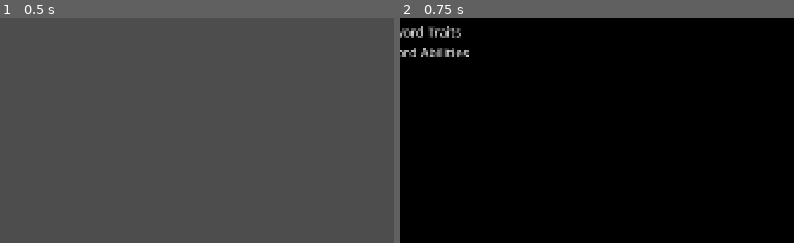
Above: before the commit, frames 1-2 (left to right).
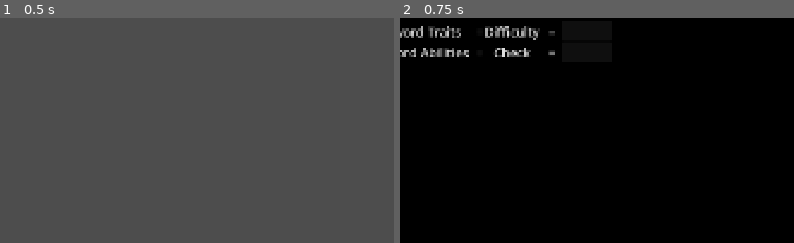
Above: after the commit, the same moments.

Repository: skavinger/UVS_Sim
Game: Godot game, scene res://GameObj/main.tscn
Same seed, same stepped clock (60 frames per second), same inputs: the game is played once before the commit and once after it.
Inputs:
- Up to frame 1 (0.5 s): no input
- Up to frame 2 (0.75 s): click "Deck Builder" at 0.5 s
The pictures show only the part of the screen within x 40-90%, y 13-63%; the shares and areas given below are measured in that part.

Frame 1 is identical in both runs. In frame 2, 0.8% of the frame differs, in the area x 21-40%, y 3-18%.
Error in both runs: Cannot call method 'get_directories' on a null value. (res://Scripts/card_data_base_handler.gd:12)

Commit message:
Add diff and check to filter UI

Diff:
--- a/GameObj/DeckBuilder.tscn
+++ b/GameObj/DeckBuilder.tscn
@@ -98,6 +98,74 @@
 offset_bottom = 250.0
 theme_override_font_sizes/font_size = 30
 text = "Keyword Abilities"
+
+[node name="DiffLabel" type="CheckBox" parent="FilterWindow/Menus"]
+layout_mode = 0
+offset_left = 940.0
+offset_top = 150.0
+offset_right = 1100.0
+offset_bottom = 200.0
+theme_override_font_sizes/font_size = 30
+text = "Difficulty"
+
+[node name="Diff><=" type="MenuButton" parent="FilterWindow/Menus"]
+layout_mode = 0
+offset_left = 1110.0
+offset_top = 150.0
+offset_right = 1140.0
+offset_bottom = 200.0
+theme_override_font_sizes/font_size = 30
+text = "="
+item_count = 3
+popup/item_0/text = "="
+popup/item_0/id = 0
+popup/item_1/text = ">"
+popup/item_1/id = 1
+popup/item_2/text = "<"
+popup/item_2/id = 2
+
+[node name="DiffValue" type="LineEdit" parent="FilterWindow/Menus"]
+layout_mode = 0
+offset_left = 1150.0
+offset_top = 150.0
+offset_right = 1270.0
+offset_bottom = 200.0
+theme_override_font_sizes/font_size = 30
+virtual_keyboard_type = 2
+
+[node name="CheckLabel" type="CheckBox" parent="FilterWindow/Menus"]
+layout_mode = 0
+offset_left = 940.0
+offset_top = 200.0
+offset_right = 1100.0
+offset_bottom = 250.0
+theme_override_font_sizes/font_size = 30
+text = "Check"
+alignment = 1
+
+[node name="Check><=" type="MenuButton" parent="FilterWindow/Menus"]
+layout_mode = 0
+offset_left = 1110.0
+offset_top = 200.0
+offset_right = 1140.0
+offset_bottom = 250.0
+theme_override_font_sizes/font_size = 30
+text = "="
+item_count = 3
+popup/item_0/text = "="
+popup/item_0/id = 0
+popup/item_1/text = ">"
+popup/item_1/id = 1
+popup/item_2/text = "<"
+popup/item_2/id = 2
+
+[node name="CheckValue" type="LineEdit" parent="FilterWindow/Menus"]
+layout_mode = 0
+offset_left = 1150.0
+offset_top = 200.0
+offset_right = 1270.0
+offset_bottom = 250.0
+theme_override_font_sizes/font_size = 30
 
 [node name="Background" type="TextureButton" parent="."]
 offset_right = 40.0
@@ -353,6 +421,10 @@
 [connection signal="mouse_exited" from="FilterWindow/Background" to="." method="_on_background_mouse_exited"]
 [connection signal="pressed" from="FilterWindow/Background" to="." method="_on_background_pressed"]
 [connection signal="pressed" from="FilterWindow/CloseFilter" to="." method="_on_close_filter_pressed"]
+[connection signal="pressed" from="FilterWindow/Menus/DiffLabel" to="FilterWindow" method="_on_diff_label_pressed"]
+[connection signal="text_changed" from="FilterWindow/Menus/DiffValue" to="FilterWindow" method="_on_diff_value_text_changed"]
+[connection signal="pressed" from="FilterWindow/Menus/CheckLabel" to="FilterWindow" method="_on_check_label_pressed"]
+[connection signal="text_changed" from="FilterWindow/Menus/CheckValue" to="FilterWindow" method="_on_check_value_text_changed"]
 [connection signal="pressed" from="Back" to="." method="_on_back_pressed"]
 [connection signal="pressed" from="Filter" to="." method="_on_filter_pressed"]
 [connection signal="gui_input" from="DeckDetails/Character" to="." method="_on_character_gui_input"]
--- a/Scripts/filter_window.gd
+++ b/Scripts/filter_window.gd
@@ -6,7 +6,13 @@
 	"symbols": [],
 	"symbolsAttned": [],
 	"keywordTraits": [],
-	"keywordAbilities": []
+	"keywordAbilities": [],
+	"difficulty": false,
+	"difficultyMode": "=",
+	"difficultyValue": 0,
+	"check": false,
+	"checkMode": "=",
+	"checkValue": 0
 }
 
 func _ready() -> void:
@@ -66,6 +72,9 @@
 
 	$Menus/KeywordAbilities.get_popup().hide_on_checkable_item_selection = false
 	$Menus/KeywordAbilities.get_popup().id_pressed.connect(_kAbilities_selected)
+
+	$"Menus/Diff><=".get_popup().id_pressed.connect(_diffMode_selected)
+	$"Menus/Check><=".get_popup().id_pressed.connect(_checkMode_selected)
 
 func _format_selected(id):
 	var formatName = $Menus/Formats.get_popup().get_item_text(id)
@@ -135,3 +144,32 @@
 	else:
 		$Menus/KeywordAbilities.get_popup().set_item_checked(id, true)
 		filter.keywordAbilities.append(kAbility)
+
+
+func _on_check_label_pressed() -> void:
+	if $Menus/CheckLabel.toggle_mode:
+		filter.check = false
+	else:
+		filter.check = true
+
+func _checkMode_selected(id):
+	var mode = $"Menus/Check><=".get_popup().get_item_text(id)
+	filter.checkMode = mode
+	$"Menus/Check><=".text = mode
+
+func _on_check_value_text_changed(new_text: String) -> void:
+	filter.checkValue = int(new_text)
+
+func _on_diff_label_pressed() -> void:
+	if $Menus/DiffLabel.toggle_mode:
+		filter.difficulty = false
+	else:
+		filter.difficulty = true
+
+func _diffMode_selected(id):
+	var mode = $"Menus/Diff><=".get_popup().get_item_text(id)
+	filter.difficultyMode = mode
+	$"Menus/Diff><=".text = mode
+
+func _on_diff_value_text_changed(new_text: String) -> void:
+	filter.difficultyValue = int(new_text)
